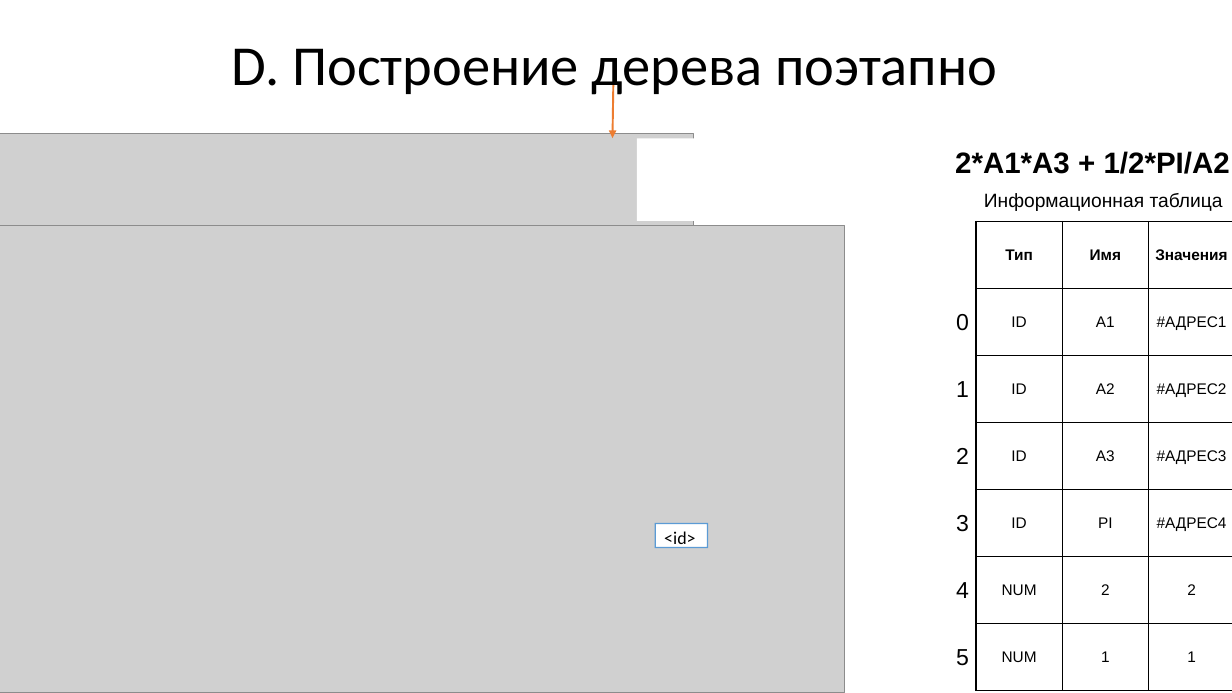
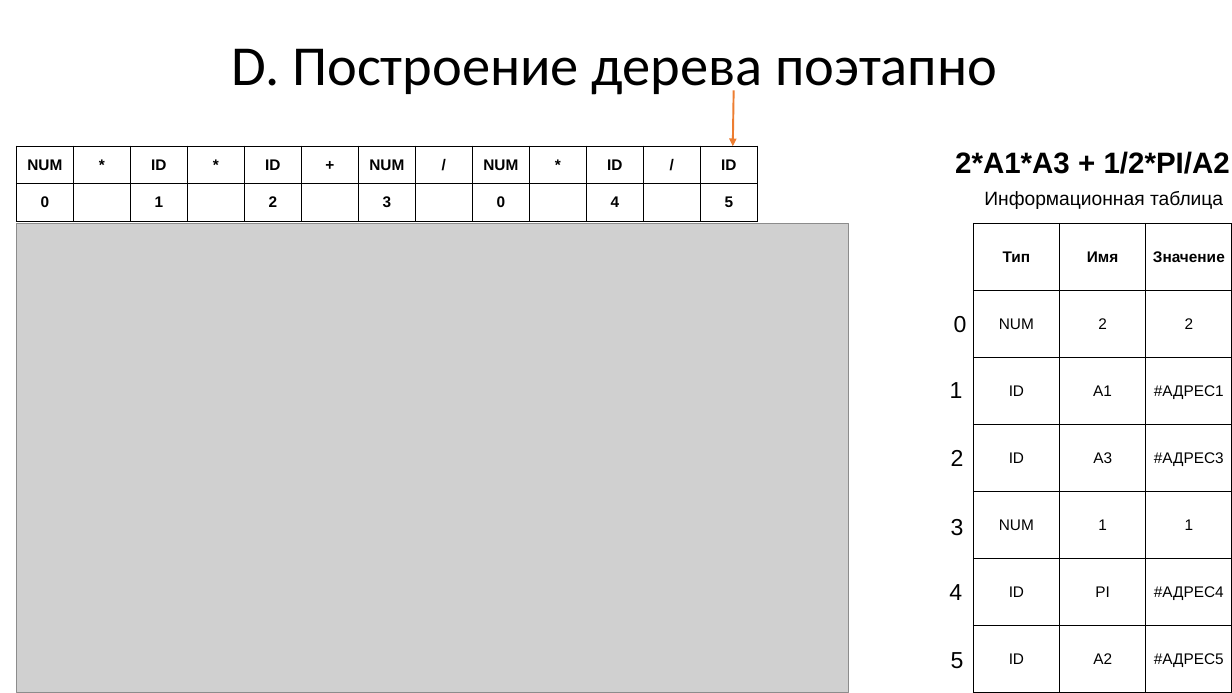
Before and after one commit to goddamnteam/korzun, a slide deck: slide 39 of task3.pptx (slide 29 before the commit). Drawn at 1232x693 pixels with LibreOffice and Linux fonts; fonts in the diff are those of the drawing; grey boxes stand for pictures. Boxes give left, top, right and bottom in pixels: in the first picture for what was removed or moved away, otherwise in the second. Text is boxed around its words. In the diff, an @@ line names an element or a change of style, - is before the commit and + after.

Commit message:
Update Trees and Tables

```diff
--- a/task3.pptx
+++ b/task3.pptx
@@ arrow moved from (614, 82) - (613, 138) to (734, 91) - (733, 146) @@
@@ picture removed at (0,134,694,226) @@
@@ table added at (17,146,762,221), 2 rows, 13 columns @@
+NUM | * | ID | * | ID | + | NUM | / | NUM | * | ID | / | ID
+0 |  | 1 |  | 2 |  | 3 |  | 0 |  | 4 |  | 5
@@ picture: place and size @@
-picture at (0,226,845,693)
+picture at (17,223,848,692)
@@ table at (973,224,1231,693) @@
-row 1: Тип | Имя | Значения
+row 1: Тип | Имя | Значение
+row 2: NUM | 2 | 2
-row 4, column 2: A2
+row 4, column 2: А3
-row 4, column 3: #АДРЕС2
+row 4, column 3: #АДРЕС3
-row 4: ID | A3 | #АДРЕС3
+row 5: NUM | 1 | 1
+row 7: ID | А2 | #АДРЕС5
@@ rectangle removed at (655,524,708,548) @@
@@ text removed at (664,531,695,550) @@
-<id>
@@ table removed at (976,557,1232,691), 2 rows, 3 columns @@
-NUM | 2 | 2
-NUM | 1 | 1
@@ 5 texts: place and size @@
-5 texts at (956,381,969,666)
+5 texts at (949,382,964,669)
```
Also in this commit, not shown: 22 other slides changed, 10 slides added.
